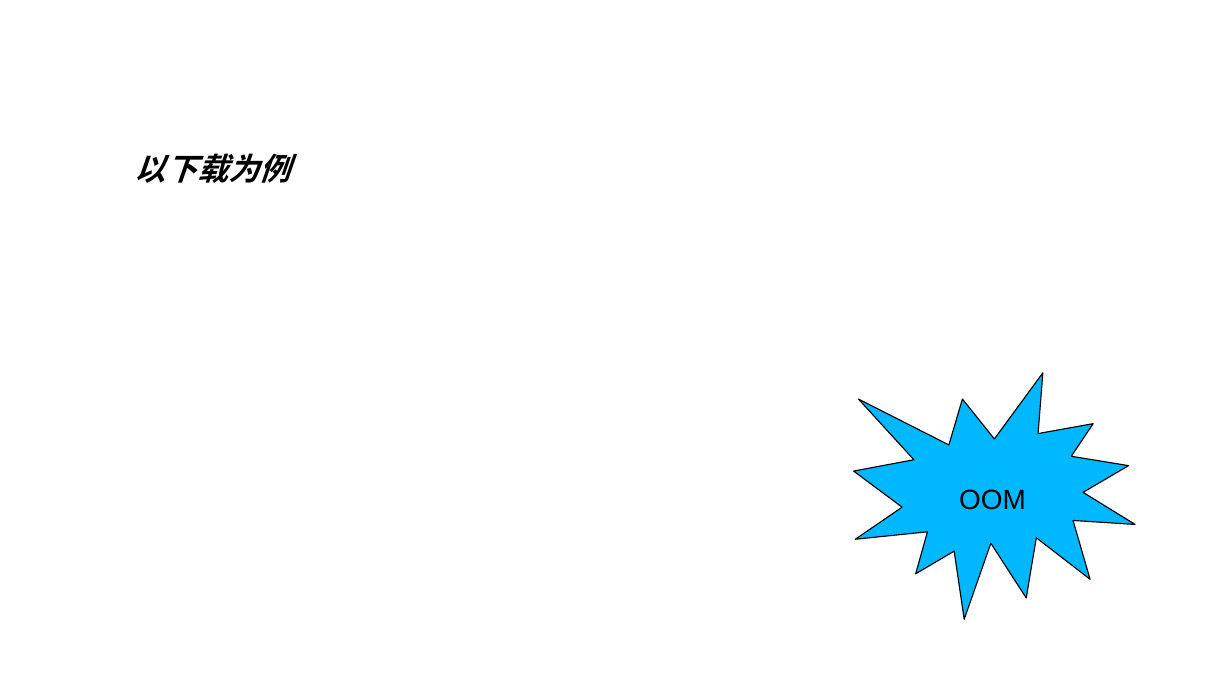
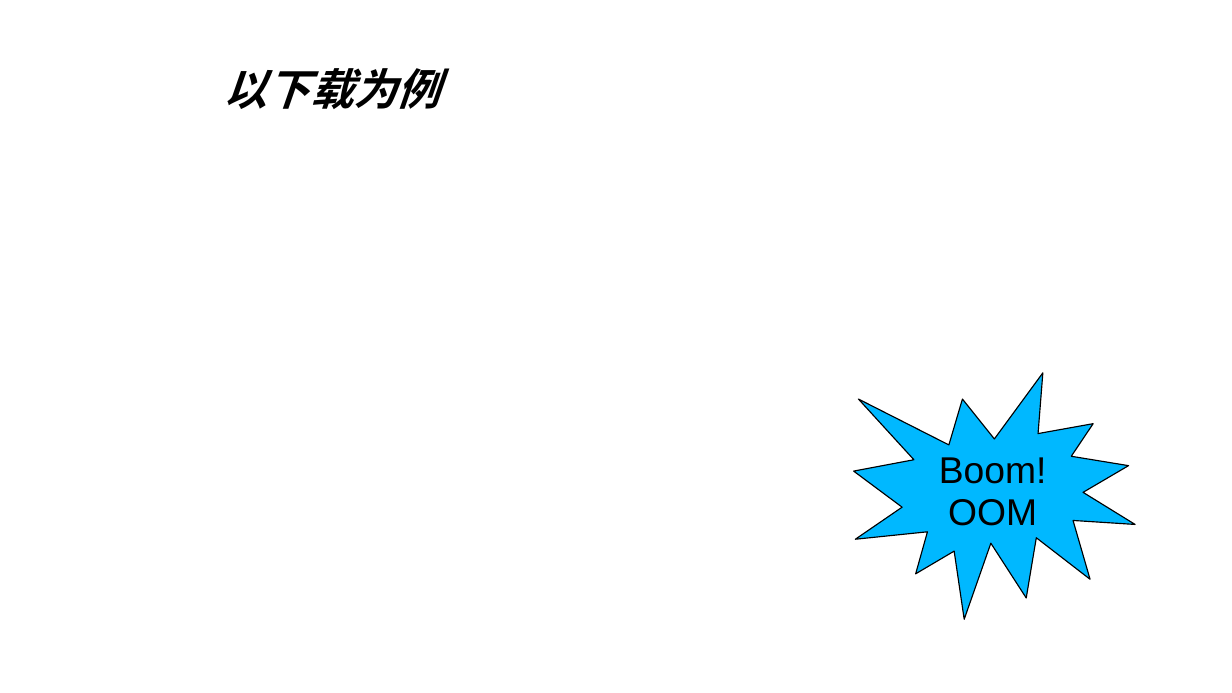
Before and after one commit to KEXUJIAN/stream-demo, a slide deck: slide 4 of stream.ppt. Drawn at 1232x693 pixels with LibreOffice and Linux fonts; fonts in the diff are those of the drawing. Boxes give left, top, right and bottom in pixels: in the first picture for what was removed or moved away, otherwise in the second. Text is boxed around its words. In the diff, an @@ line names an element or a change of style, - is before the commit and + after.

```diff
--- a/stream.ppt
+++ b/stream.ppt
@@ text "以下载为例": place and size @@
-text "以下载为例" at <box>135,153,290,183</box>
+text "以下载为例" at <box>223,68,440,109</box>
@@ text "以下载为例" at <box>223,68,440,109</box>: size 20 to 28 pt @@
@@ text in irregular seal at <box>939,457,1047,484</box>: paragraph added @@
+Boom!
@@ text in irregular seal at <box>948,499,1037,526</box>: size 18 to 24 pt in "OOM" @@
```
Also in this commit, not shown: 15 other slides changed, 4 slides added, 2 slides removed, 3 other files.
